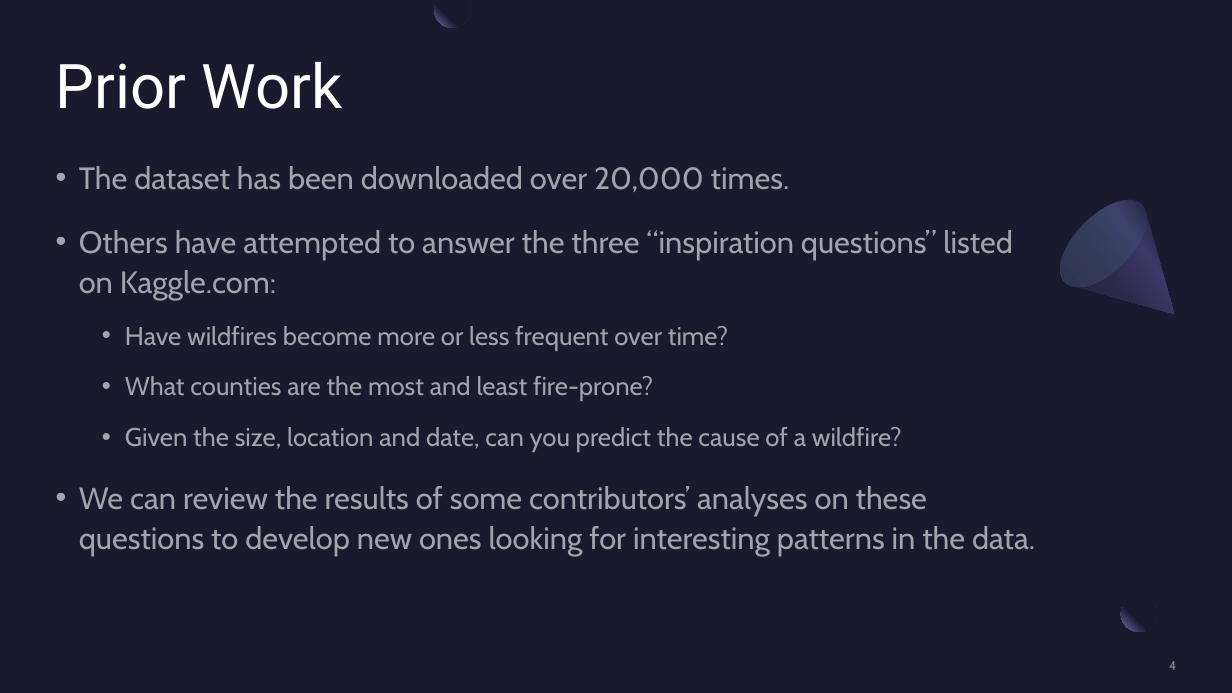
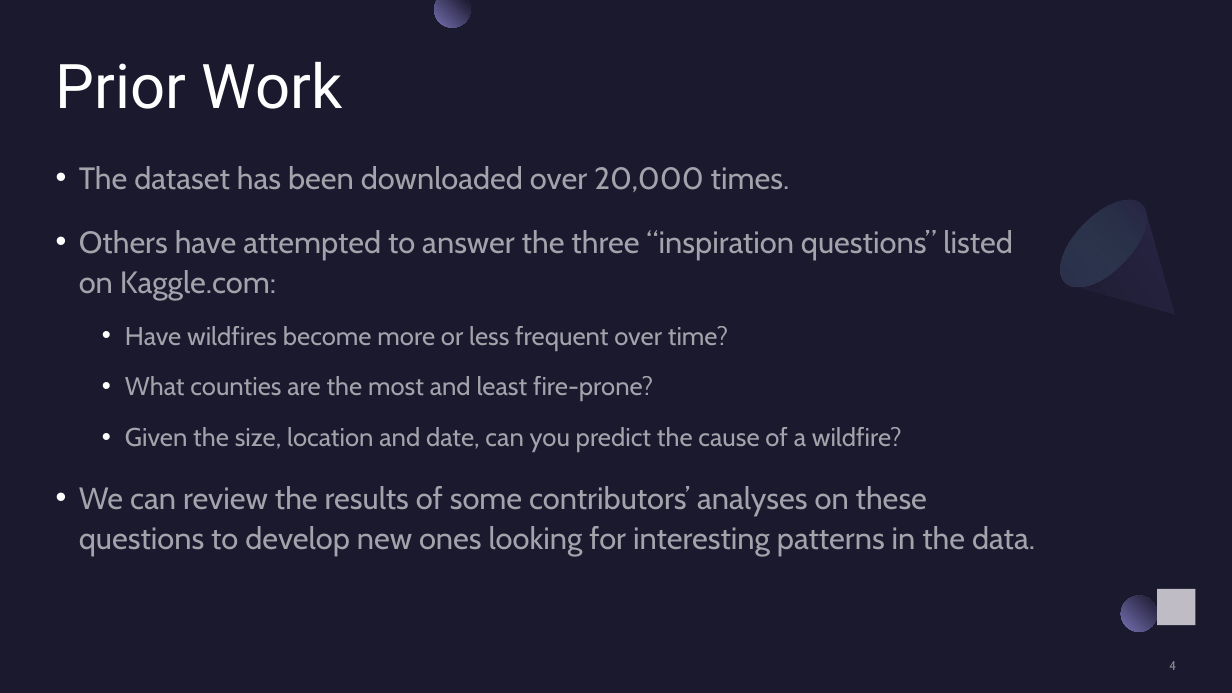
Before and after one commit to rodu4835/CSPB4502_ProjectWildfire, a slide deck: slide 4 of 03_ProjectWildfire_Part1.pptx. Drawn at 1232x693 pixels with LibreOffice and Linux fonts; fonts in the diff are those of the drawing. Boxes give left, top, right and bottom in pixels: in the first picture for what was removed or moved away, otherwise in the second. Text is boxed around its words. In the diff, an @@ line names an element or a change of style, - is before the commit and + after.

```diff
--- a/03_ProjectWildfire_Part1.pptx
+++ b/03_ProjectWildfire_Part1.pptx
@@ freeform shape at <box>434,0,470,28</box>: fill gradient #1B192E to #7771B2 to gradient #7771B2 to #1B192E @@
@@ freeform shape at <box>1046,185,1213,353</box>: fill gradient #2C284A to #3C3867 to #1B192E to gradient #2C284A to #1B192E @@
@@ ellipse at <box>1121,596,1157,632</box>: fill gradient #1B192E to #7771B2 to gradient #7771B2 to #1B192E @@
@@ rectangle at <box>1157,589,1195,625</box>: fill #1B192E at 80% opacity to #EAE5EB at 80% opacity @@
```
Also in this commit, not shown: 7 other slides changed, 2 slides added, 1 other file.
